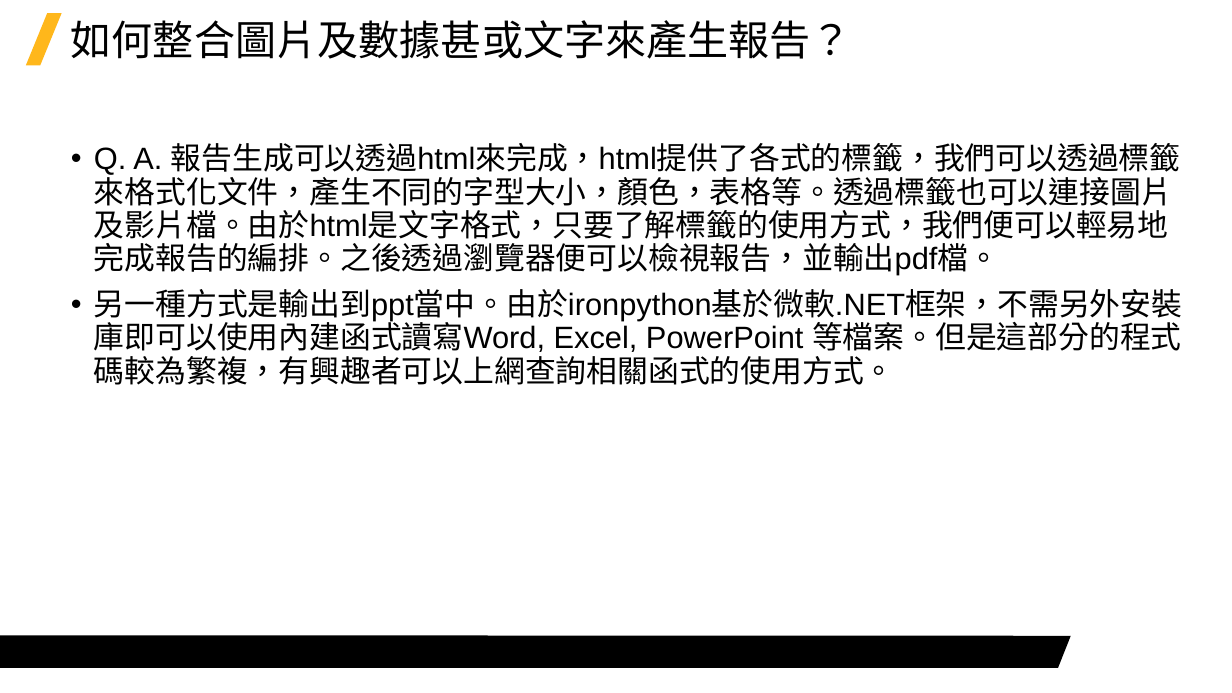
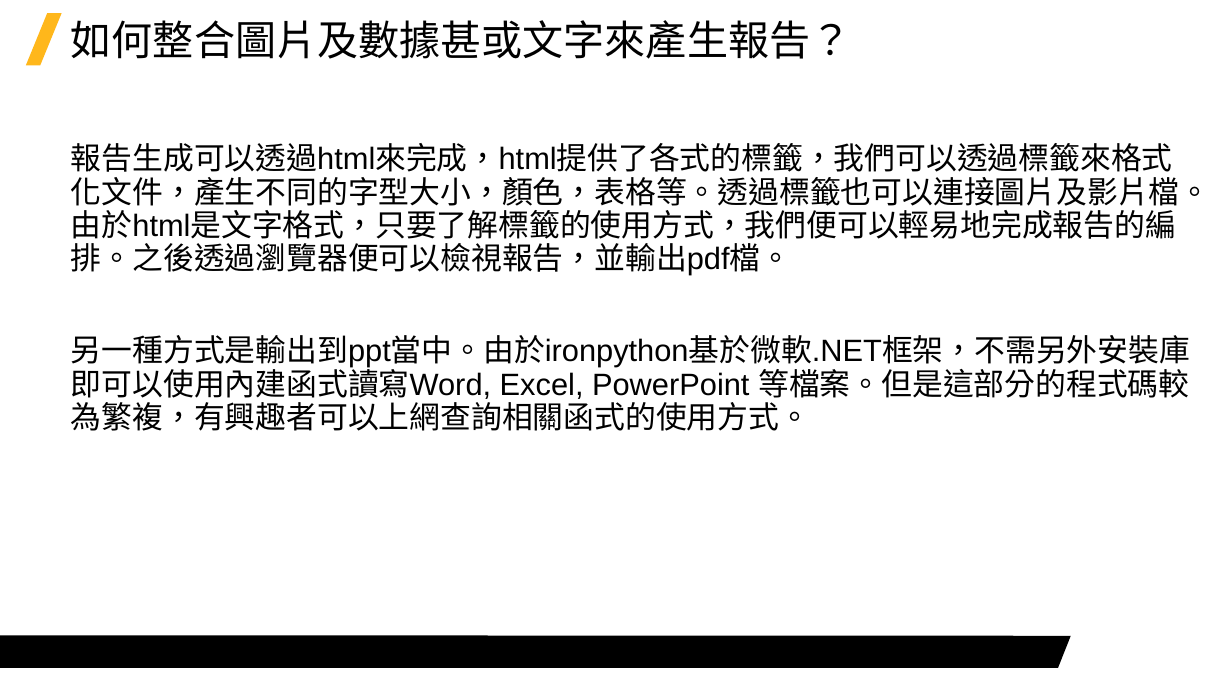
Before and after one commit to Jerrick-cheng/AEDT-Automation-Camp, a slide deck: slide 4 of 上課教材/Week7.pptx (slide 7 before the commit). Drawn at 1232x693 pixels with LibreOffice and Linux fonts; fonts in the diff are those of the drawing; background and template pictures are left out. Boxes give left, top, right and bottom in pixels: in the first picture for what was removed or moved away, otherwise in the second. Text is boxed around its words. In the diff, an @@ line names an element or a change of style, - is before the commit and + after.

```diff
--- a/上課教材/Week7.pptx
+++ b/上課教材/Week7.pptx
@@ text at (x1=71, y1=143, x2=1211, y2=276): text changed @@
-• Q. A. 報告生成可以透過html來完成，html提供了各式的標籤，我們可以透過標籤來格式化文件，產生不同的字型大小，顏色，表格等。透過標籤也可以連接圖片及影片檔。由於html是文字格式，只要了解標籤的使用方式，我們便可以輕易地完成報告的編排。之後透過瀏覽器便可以檢視報告，並輸出pdf檔。
+報告生成可以透過html來完成，html提供了各式的標籤，我們可以透過標籤來格式化文件，產生不同的字型大小，顏色，表格等。透過標籤也可以連接圖片及影片檔。由於html是文字格式，只要了解標籤的使用方式，我們便可以輕易地完成報告的編排。之後透過瀏覽器便可以檢視報告，並輸出pdf檔。
@@ text at (x1=71, y1=335, x2=1190, y2=431): bullet • to none @@
```
Also in this commit, not shown: 4 other slides changed, 1 slide removed.
